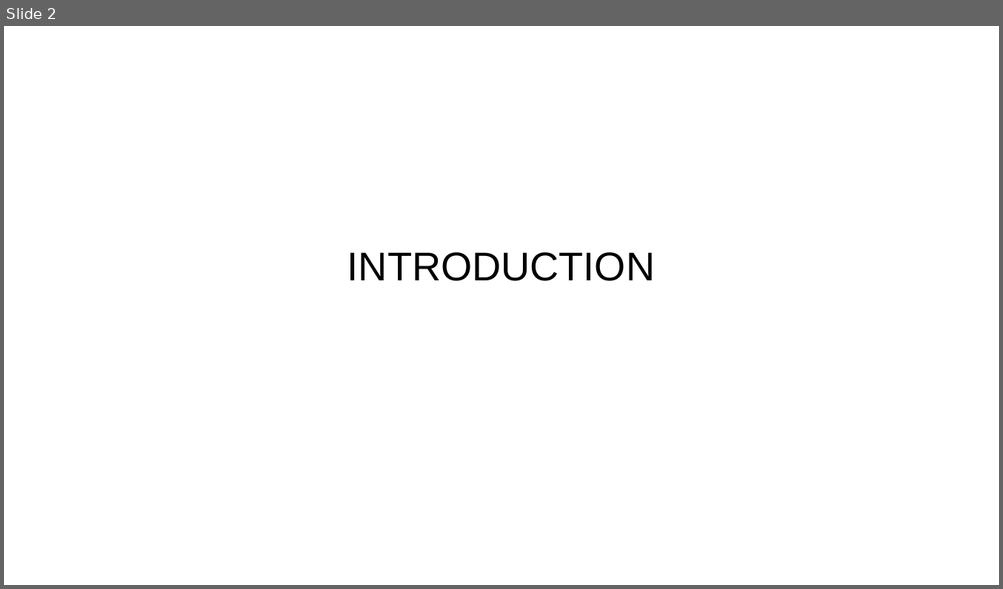
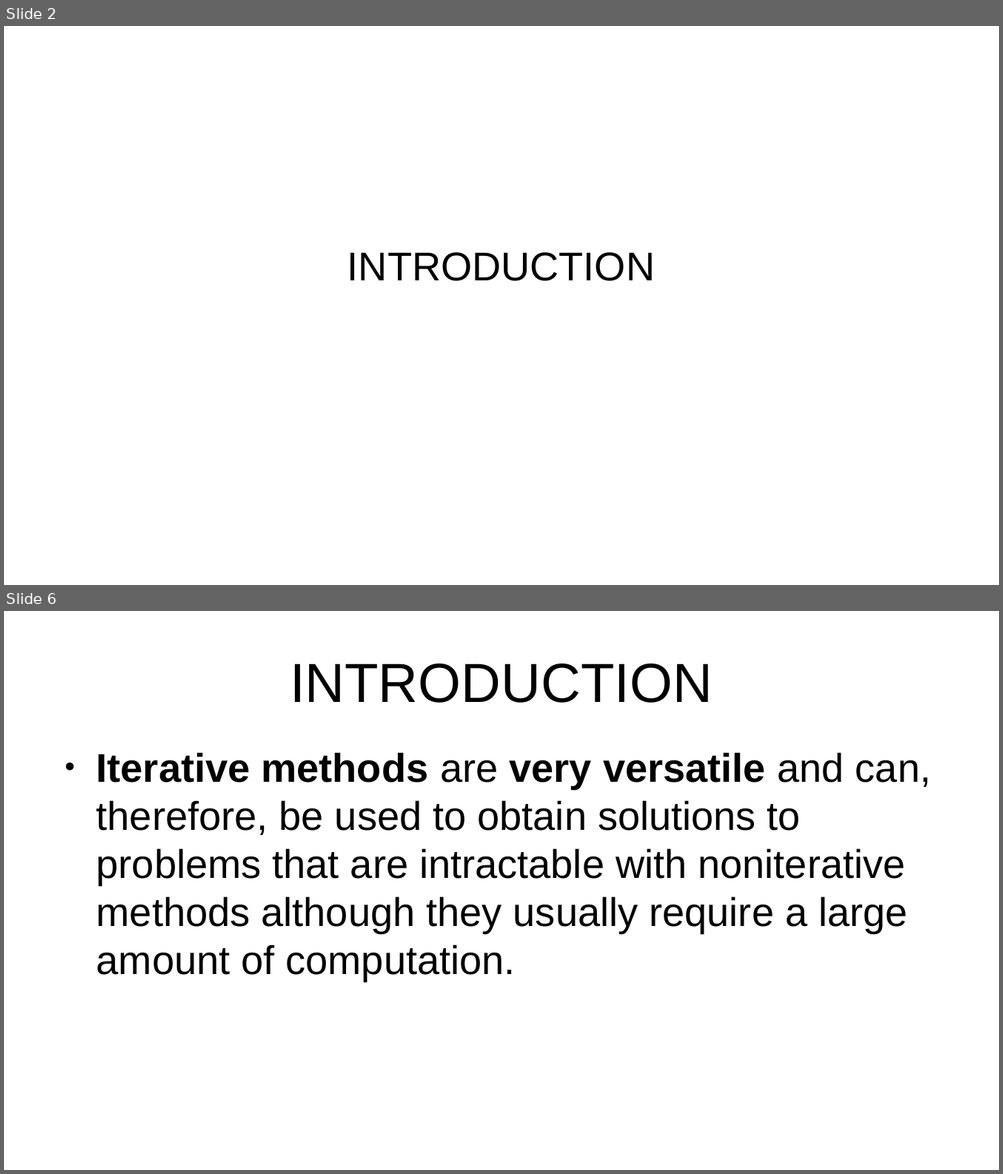
Before and after one commit to miftanurfarid/pengolahan_sinyal_digital, a slide deck: slide/2022/09.design_of_nonrecursive_(fir)_filters/09.design_of_nonrecursive_(fir)_filters.odp. Shown one above the other, each under a label of ours: slide 2 before the commit, slides 2 and 6 after it; the slides between them are not shown. The pictures are 1003x589 and 1003x1174 pixels, drawn with LibreOffice and Linux fonts; fonts in the diff are those of the drawing; background and template pictures are left out. Boxes give left, top, right and bottom in pixels: in the first picture for what was removed or moved away, otherwise in the second. Text is boxed around its words. In the diff, an @@ line names an element or a change of style, - is before the commit and + after.

```diff
--- a/slide/2022/09.design_of_nonrecursive_(fir)_filters/09.design_of_nonrecursive_(fir)_filters.odp
+++ b/slide/2022/09.design_of_nonrecursive_(fir)_filters/09.design_of_nonrecursive_(fir)_filters.odp
@@ slide 6 added at [4,611,999,1170], background #FFFFFF @@
@@ title added at [290,664,712,703], 44 pt, text #000000 @@
+INTRODUCTION
@@ text added at [96,752,930,981], 32 pt, text #000000 @@
+● Iterative methods are very versatile and can, therefore, be used to obtain solutions to problems that are intractable with noniterative methods although they usually require a large amount of computation.
```
Also in this commit, not shown: 4 slides changed, 6 other slides added, 61 slides removed.
